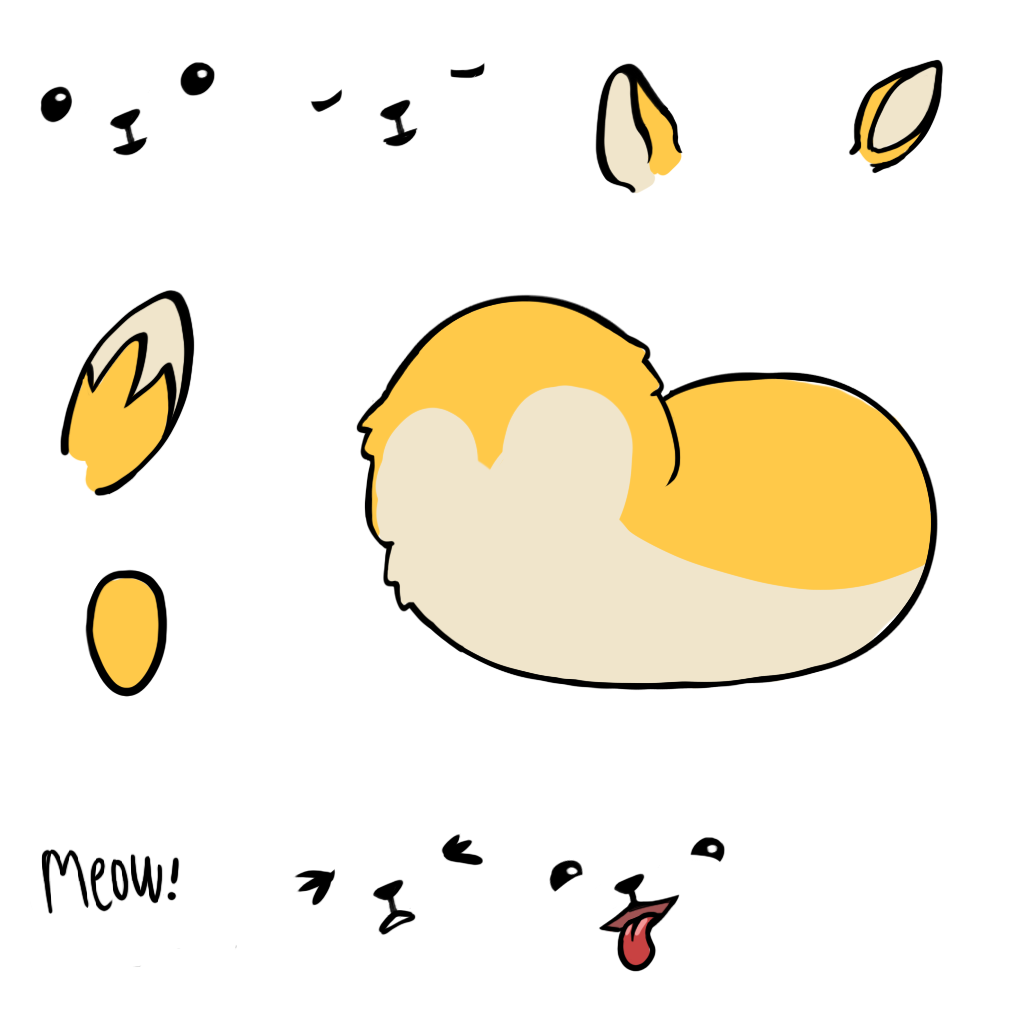
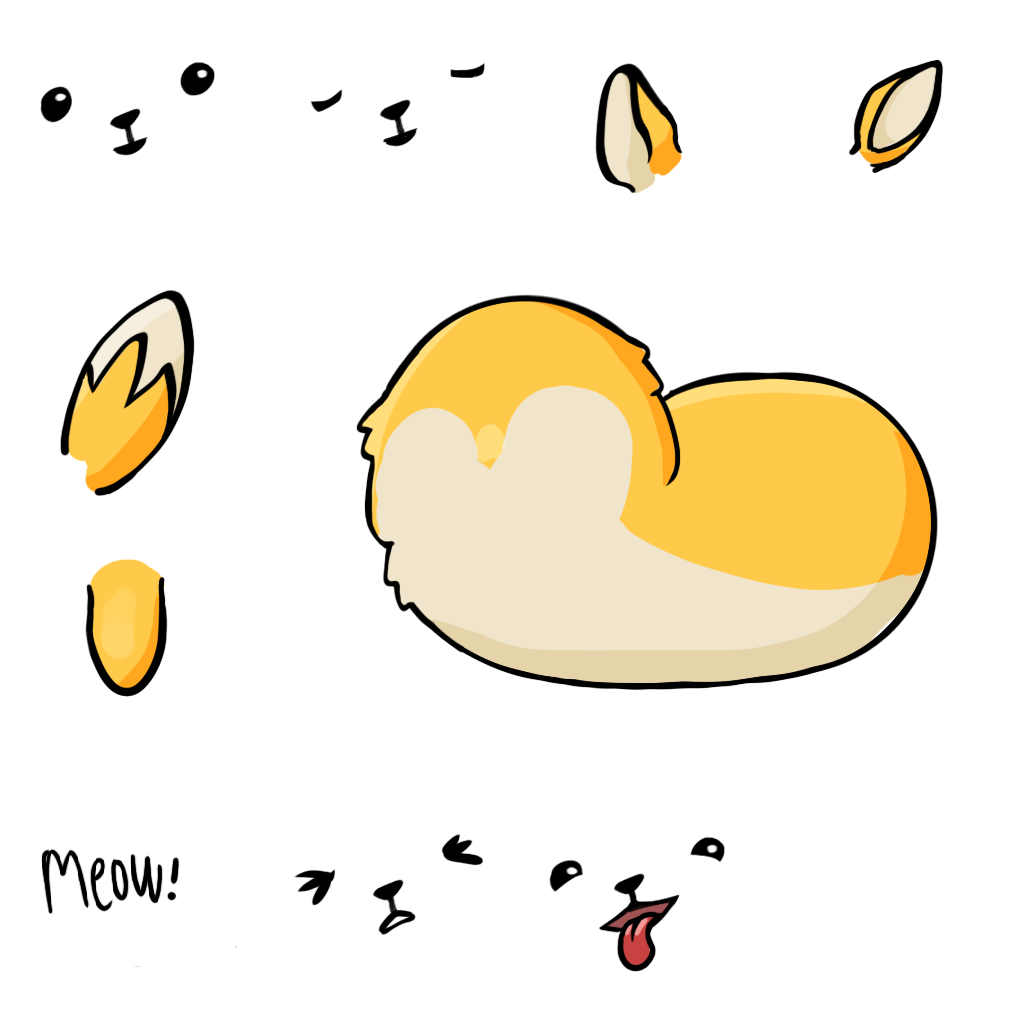
Before/after of a 1024px x 1024px layered artwork. What changed in the layer stack:
painted on "Leg" (2nd of 2, in "Leg") over box(86, 569, 167, 654)
added layer "Shade copy 2" (soft light, 80%) in group "Leg" over box(72, 298, 185, 688)
painted on "Layer 5" over box(89, 559, 165, 611)
added layer "Shade" (soft light, 80%) in group "Body" over box(361, 301, 931, 689)
painted on "Layer 4" over box(682, 378, 931, 689)
added layer "Shade copy" (soft light, 80%) in group "Tail" over box(72, 298, 185, 561)
added layer "Shade copy 3" (soft light, 80%) in group "EarR" over box(72, 72, 931, 689)
added layer "Shade copy 4" (soft light, 80%) in group "EarL" over box(72, 72, 923, 689)
